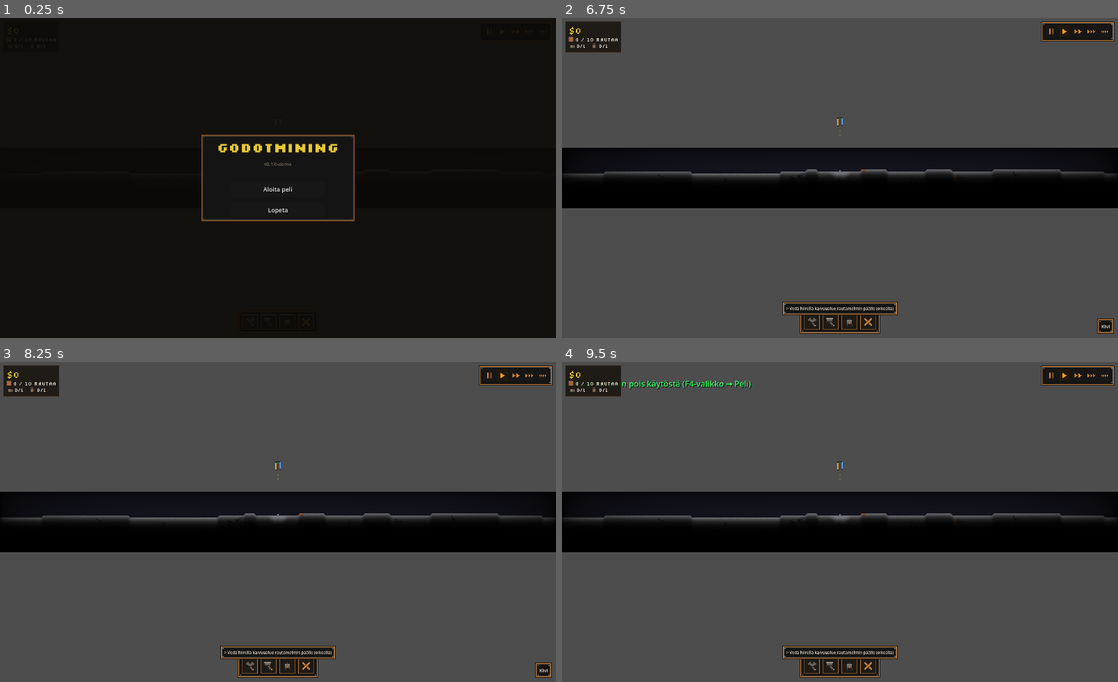
Above: before the commit, frames 1-4 (two rows, left to right).
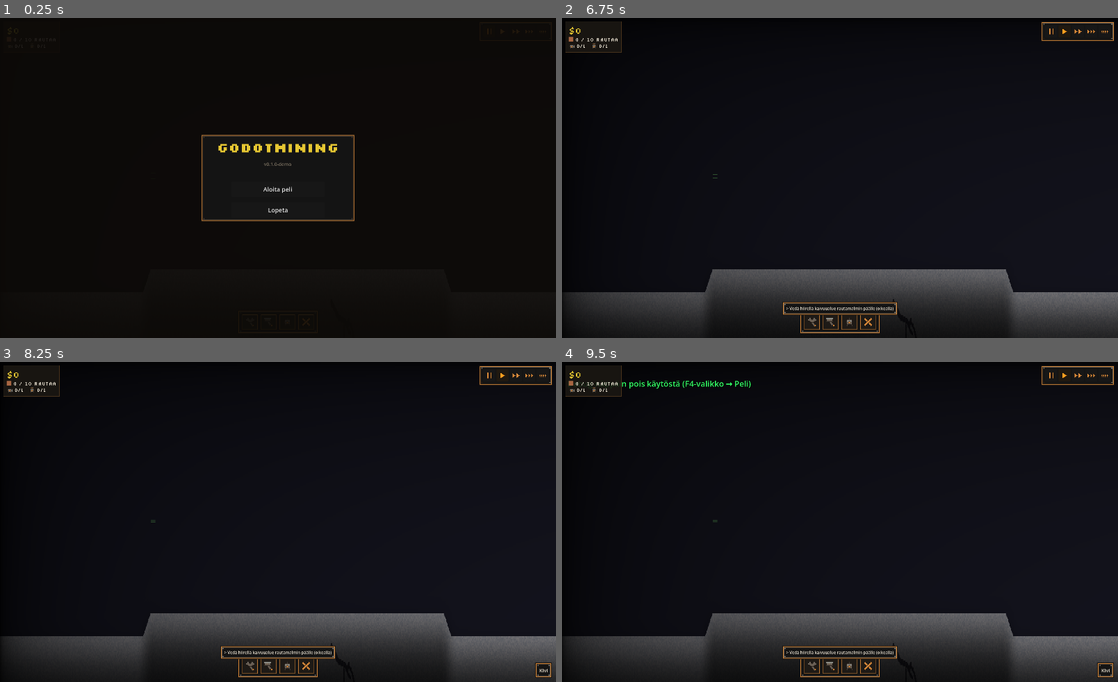
Above: after the commit, the same moments.

Repository: Orveli/GodotMining
Game: Godot game, scene res://scenes/main.tscn
Two runs of this game, one before a commit and one after it. Both use one fixed random seed, a clock stepped at 60 frames per second and the inputs below.
Inputs (mouse positions are in pixels of both pictures, inside the frame that each line leads up to):
- Up to frame 1 (0.25 s): no input
- Up to frame 2 (6.75 s): click (812, 322) at 0.5 s; click (828, 322) at 1.25 s; click (851, 322) at 2 s; click (1051, 30) at 2.77 s; click (1062, 30) at 3.52 s; click (1079, 30) at 4.27 s; click (1090, 30) at 5.02 s; click (1106, 30) at 5.77 s; click "Aloita peli" at 6.5 s
- Up to frame 3 (8.25 s): tap Enter at 7.25 s; move the mouse to (400, 506) at 7.27 s; hold D 7.28-8 s; hold Shift 7.28-8 s; click (400, 506) at 7.42 s; tap Space at 8 s; drag from (166, 538) to (250, 586) at 8.02 s
- Up to frame 4 (9.5 s): tap Enter at 8.75 s; move the mouse to (895, 451) at 8.77 s; hold D from 8.78 s (still down); hold Shift from 8.78 s (still down); tap P at 8.85 s; click (895, 451) at 8.92 s

The runs differ from the first frame. In frame 2, 74% of the frame differs, in the area x 0-100%, y 0-100%; in frame 3, 74%; in frame 4, 74%.

Commit message:
P5: SubViewport composite + PlanetView warp, delegate mouse/grid to PlanetCamera

Diff:
--- a/scripts/pixel_world.gd
+++ b/scripts/pixel_world.gd
@@ -388,8 +388,17 @@
 var zoom_level: float = 1.0
 var target_zoom: float = 1.0
 var camera_offset: Vector2 = Vector2.ZERO
-var cam_grid_pos: Vector2 = Vector2(832.0, 480.0)
+var cam_grid_pos: Vector2 = Vector2(2048.0, 224.0)
 var cam_vel: Vector2 = Vector2.ZERO
+
+# P5 (SPEC_planet): polaarirenderin scenepuu + kamera. WorldViewport renderöi
+# terrainin + overlayt grid-avaruudessa; PlanetView vääntää komposiitin polaariin.
+# planet_camera hoitaa hiiri<->grid-muunnokset ja shader-uniformit (P6 ohjaa kenttiä).
+var world_viewport: SubViewport
+var terrain_rect: TextureRect
+var planet_view: TextureRect
+var planet_camera: PlanetCamera
+var planet_warp_mat: ShaderMaterial
 
 # === SCENARIO RUNNER ===
 var _scenario_steps: Array = []
@@ -448,9 +457,29 @@
 	seed_image = Image.create_from_data(W, SIM_HEIGHT, false, Image.FORMAT_R8, color_seed)
 	seed_texture = ImageTexture.create_from_image(seed_image)
 
-	texture = grid_texture
+	# P5 (SPEC_planet §2.3): renderöinti kaksivaiheisena SubViewport-komposiittina.
+	# Terrain + kaikki overlayt renderöidään grid-avaruudessa (1:1, ei kameratransformia)
+	# WorldViewport-SubViewportiin, ja koko komposiitti väännetään KERRAN polaariin
+	# täysruutu-PlanetView'lla (planet_warp.gdshader). pixel_world ITSE ei enää piirrä
+	# maastoa; se pysyy pääikkunan viewportissa input-/logiikkasolmuna, jotta
+	# get_viewport().get_mouse_position() antaa ruutukoordinaatit (ks. _mouse_to_grid).
+	texture = null
 	texture_filter = CanvasItem.TEXTURE_FILTER_NEAREST
 
+	# Grid-avaruuden render target (koko = sim-ruudukko). UPDATE_ALWAYS: piirtyy joka
+	# frame myös ilman katsojaa (headless-savutesti ja ikkunallinen toimivat samoin).
+	world_viewport = SubViewport.new()
+	world_viewport.name = "WorldViewport"
+	world_viewport.size = Vector2i(W, SIM_HEIGHT)
+	world_viewport.render_target_update_mode = SubViewport.UPDATE_ALWAYS
+	world_viewport.transparent_bg = false
+	world_viewport.disable_3d = true
+	world_viewport.gui_disable_input = true
+	add_child(world_viewport)
+
+	# Terrain-TextureRect SubViewportin sisässä: grid-data + pixel_render-värjäys
+	# (fog, efektit) grid-avaruudessa. Materiaali on sama shader_mat kuin ennen —
+	# vain kohdesolmu vaihtui selfistä terrain_rectiin.
 	var shader := load("res://shaders/pixel_render.gdshader") as Shader
 	shader_mat = ShaderMaterial.new()
 	shader_mat.shader = shader
@@ -460,7 +489,17 @@
 	shader_mat.set_shader_parameter("mat_var", PALETTE_VAR_DEFAULT)
 	shader_mat.set_shader_parameter("impact_intensity", 0.0)
 	shader_mat.set_shader_parameter("screen_aspect", float(W) / float(SIM_HEIGHT))
-	material = shader_mat
+
+	terrain_rect = TextureRect.new()
+	terrain_rect.name = "TerrainRect"
+	terrain_rect.texture = grid_texture
+	terrain_rect.material = shader_mat
+	terrain_rect.texture_filter = CanvasItem.TEXTURE_FILTER_NEAREST
+	terrain_rect.position = Vector2.ZERO
+	terrain_rect.size = Vector2(W, SIM_HEIGHT)
+	terrain_rect.stretch_mode = TextureRect.STRETCH_SCALE
+	terrain_rect.expand_mode = TextureRect.EXPAND_IGNORE_SIZE
+	world_viewport.add_child(terrain_rect)
 
 	# Fog of war: alusta valokenttä ja kytke light_tex-uniform (päivitetään _process():ssa).
 	light_field = LightField.new()
@@ -470,10 +509,12 @@
 	# Fysiikkamoottori
 	physics_world = PhysicsWorld.new()
 
-	# Rakennuskerros (skaalataan grid → screen)
+	# Rakennuskerros — nyt SubViewportin sisässä grid-avaruudessa (scale=1). Overlay-
+	# piirto (botit, designaatio, esikatselu) pysyy grid-koordinaateissa ja vääntyy
+	# polaariin komposiitin mukana ilman erillistä muunnosta.
 	building_layer = Node2D.new()
 	building_layer.name = "BuildingLayer"
-	add_child(building_layer)
+	world_viewport.add_child(building_layer)
 
 	# Rakennuksen esikatselu
 	build_preview = BuildPreview.new()
@@ -493,6 +534,10 @@
 	bot_overlay.z_index = 15
 	building_layer.add_child(bot_overlay)
 	bot_overlay.draw.connect(Callable(self, "_draw_bot_overlay"))
+
+	# P5: polaarikamera + PlanetView (täysruutu). Näyttää WorldViewportin komposiitin
+	# planet_warp-shaderilla. Luodaan overlayn jälkeen jotta ViewportTexture on valmis.
+	_setup_planet_view()
 
 	# Toast-ilmoitus (I-näppäin ja muut pikailmoitukset) — lisätään scene rootiin jotta
 	# näkyy kaiken päällä eikä clippaannu TextureRectin sisään
@@ -530,6 +575,43 @@
 	if should_show_title():
 		sim_speed = 0.0
 		input_locked = true
+
+
+# P5 (SPEC_planet): luo polaarikamera + PlanetView. WorldViewportin komposiitti
+# näytetään täysruutu-TextureRectillä planet_warp-shaderin läpi. PlanetView on
+# klikkiläpäisevä (MOUSE_FILTER_IGNORE) jotta input menee pixel_worldille. Kamera
+# alustetaan koko pallo -näkymään (radius_center=0, zoom=whole_planet); P6 ohjaa
+# angle/radius_center/zoom-kenttiä varsinaisessa ohjauksessa.
+func _setup_planet_view() -> void:
+	var vp_size := get_viewport_rect().size
+	planet_camera = PlanetCamera.new()
+	planet_camera.world_w = float(W)
+	planet_camera.world_h = float(SIM_HEIGHT)
+	planet_camera.screen_size = vp_size
+	planet_camera.angle = 0.0
+	planet_camera.radius_center = 0.0
+	planet_camera.zoom = planet_camera.whole_planet_zoom()
+
+	var warp_shader := load("res://shaders/planet_warp.gdshader") as Shader
+	planet_warp_mat = ShaderMaterial.new()
+	planet_warp_mat.shader = warp_shader
+	planet_warp_mat.set_shader_parameter("world_tex", world_viewport.get_texture())
+	planet_warp_mat.set_shader_parameter("core_color", Color(0.16, 0.13, 0.11))
+	planet_warp_mat.set_shader_parameter("sky_color", Color(0.02, 0.02, 0.05))
+	planet_camera.apply_to_shader(planet_warp_mat)
+
+	planet_view = TextureRect.new()
+	planet_view.name = "PlanetView"
+	planet_view.texture = world_viewport.get_texture()
+	planet_view.material = planet_warp_mat
+	planet_view.texture_filter = CanvasItem.TEXTURE_FILTER_NEAREST
+	planet_view.mouse_filter = Control.MOUSE_FILTER_IGNORE
+	planet_view.set_anchors_preset(Control.PRESET_FULL_RECT)
+	planet_view.position = Vector2.ZERO
+	planet_view.size = vp_size
+	planet_view.stretch_mode = TextureRect.STRETCH_SCALE
+	planet_view.expand_mode = TextureRect.EXPAND_IGNORE_SIZE
+	add_child(planet_view)
 
 
 # Julkaisukehys (T3.1): näytetäänkö boottauksessa title-overlay? Ohitetaan (false):
@@ -997,9 +1079,10 @@
 	# Vaihe 7: Rakennuksen esikatselu
 	_update_build_preview()
 
-	# Päivitä rakennuskerroksen skaalaus (grid → screen)
-	if building_layer and size.x > 0:
-		building_layer.scale = Vector2(size.x / float(W), size.y / float(SIM_HEIGHT))
+	# P5: rakennuskerros on nyt WorldViewportin sisässä grid-avaruudessa (1:1) — ei
+	# grid→screen-skaalausta. Polaarimuunnos tehdään komposiitille PlanetView'ssa.
+	if building_layer and building_layer.scale != Vector2.ONE:
+		building_layer.scale = Vector2.ONE
 
 
 func _handle_input(_delta: float) -> void:
@@ -1196,14 +1279,13 @@
 
 
 func _mouse_to_grid() -> Vector2i:
-	var mp := get_local_mouse_position()
-	# TextureRect:n todellinen koko huomioiden stretch
-	var tex_size := size
-	var gx := int(mp.x / tex_size.x * W)
-	var gy := int(mp.y / tex_size.y * SIM_HEIGHT)
-	if gx < 0 or gx >= W or gy < 0 or gy >= SIM_HEIGHT:
+	# P5: hiiri -> grid delegoi planet_cameran käänteispolaariin. Käytetään pääikkunan
+	# GLOBAALIA hiiripositiota (ei get_local_mouse_positionia): pixel_world on pääikkunan
+	# viewportissa, joten get_viewport().get_mouse_position() antaa ruutupikselit joita
+	# PlanetView/planet_warp käyttää. Palauttaa (-1,-1) taivaalla/ytimessä.
+	if planet_camera == null:
 		return Vector2i(-1, -1)
-	return Vector2i(gx, gy)
+	return planet_camera.screen_to_grid(get_viewport().get_mouse_position())
 
 
 # Materiaalien suomenkieliset näyttönimet hover-inspektointiin (ui.gd:n oikean
@@ -1257,10 +1339,12 @@
 # tilapalkit) sijoittamiseen maailmakohteen viereen. UI-juuri (CanvasLayer "UI") ei käytä
 # Camera2D:ia eikä omaa skaalausta, joten globaali transformi vastaa suoraan ruutupikseleitä.
 func grid_to_screen(grid_pos: Vector2) -> Vector2:
-	if size.x <= 0.0 or size.y <= 0.0:
+	# P5: eteenpäin grid -> ruutu delegoi planet_cameralle (polaari). UI-popoverit
+	# (base/kone/vyöhyke) sijoittuvat oikeaan kohtaan pallon pinnalla. UI-juuri
+	# (CanvasLayer) ei skaalaa, joten planet_cameran ruutupikselit kelpaavat suoraan.
+	if planet_camera == null:
 		return grid_pos
-	var local := Vector2(grid_pos.x / float(W) * size.x, grid_pos.y / float(SIM_HEIGHT) * size.y)
-	return get_global_transform() * local
+	return planet_camera.grid_to_screen(grid_pos)
 
 
 # Kokoaa fog-of-war-valonlähteet: base, botit, koneet ja asetellut lamput.
@@ -1395,39 +1479,27 @@
 		return
 	size = viewport_size
 
-	# WASD liikuttaa kameraa vapaasti aina
-	var spd := 300.0 / zoom_level
-	if Input.is_key_pressed(KEY_SHIFT): spd *= 3.0
-	var dir := Vector2.ZERO
-	if Input.is_key_pressed(KEY_A): dir.x -= 1.0
-	if Input.is_key_pressed(KEY_D): dir.x += 1.0
-	if Input.is_key_pressed(KEY_W): dir.y -= 1.0
-	if Input.is_key_pressed(KEY_S): dir.y += 1.0
-	cam_vel = cam_vel.lerp(dir * spd, 12.0 * delta)
-	cam_grid_pos += cam_vel * delta
-	cam_grid_pos.x = clampf(cam_grid_pos.x, 0.0, float(W))
-	cam_grid_pos.y = clampf(cam_grid_pos.y, 0.0, float(SIM_HEIGHT))
-
-	# Portaaton zoom — lerp kohti target_zoom
+	if planet_camera == null:
+		return
+
+	# Portaaton zoom — lerp kohti target_zoom (sama tuntuma kuin ennen). Arvo ohjaa
+	# planet_cameran zoomia (ruutupx / world-px), EI enää tämän Controlin scalea.
 	zoom_level = lerpf(zoom_level, target_zoom, 15.0 * delta)
 
-	if zoom_level <= 1.01 and target_zoom <= 1.01:
-		scale = Vector2.ONE
-		position = shake_offset
-		camera_offset = Vector2.ZERO
-		return
-
-	# Laske offset niin että cam_grid_pos on ruudun keskellä
-	var nx: float = cam_grid_pos.x / float(W)
-	var ny: float = cam_grid_pos.y / float(SIM_HEIGHT)
-	var ox: float = viewport_size.x * 0.5 - nx * viewport_size.x * zoom_level
-	var oy: float = viewport_size.y * 0.5 - ny * viewport_size.y * zoom_level
-	ox = clampf(ox, viewport_size.x - viewport_size.x * zoom_level, 0.0)
-	oy = clampf(oy, viewport_size.y - viewport_size.y * zoom_level, 0.0)
-	camera_offset = Vector2(ox, oy)
-
-	scale = Vector2(zoom_level, zoom_level)
-	position = camera_offset + shake_offset * zoom_level
+	# P5-oletus: zoom_level=1 -> koko pallo ruudulla (whole_planet_zoom), suuremmat
+	# arvot -> lähikuva. angle/radius_center pysyvät oletusarvoissa (0). P6 korvaa
+	# tämän kontrollilogiikan (A/D -> angle, W/S -> radius_center) ja säätää zoom-alueen.
+	planet_camera.screen_size = viewport_size
+	planet_camera.zoom = planet_camera.whole_planet_zoom() * zoom_level
+	planet_camera.apply_to_shader(planet_warp_mat)
+
+	# pixel_world itse pysyy identiteettitransformissa — polaarikuva piirretään
+	# PlanetView'ssa. Screenshake siirtää PlanetView'ta (ruutu-offset), ei sim-sisältöä.
+	scale = Vector2.ONE
+	position = Vector2.ZERO
+	camera_offset = Vector2.ZERO
+	if planet_view != null:
+		planet_view.position = shake_offset
 
 
 func add_trauma(amount: float) -> void:
